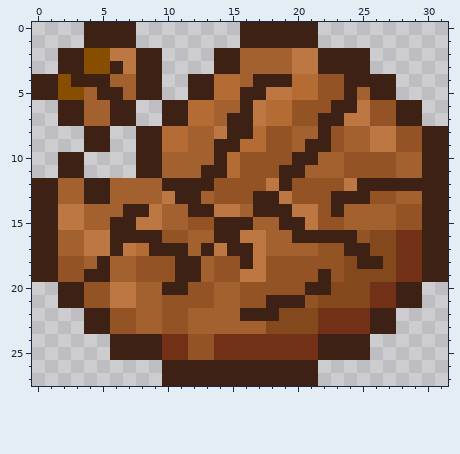
Pixel-art sprite, stored at CookieMod/Items/GingerCookie.png. That is the earlier state.
The file is 32x28 pixels.
New version:
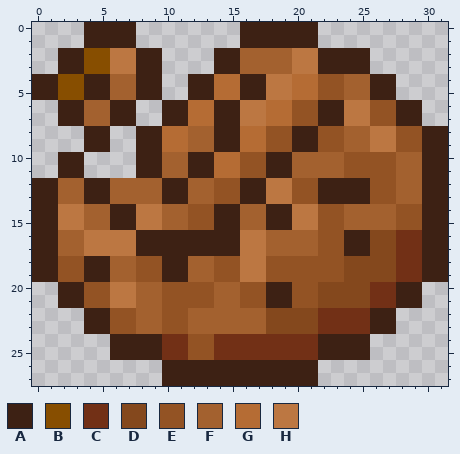
Palette (. is transparent): A #3d2114  B #874e00  C #723016  D #84481d  E #935324  F #a3612f  G #b56c34  H #bc7742
The edit:
@@ x 0..31 @@
  2 ..AABBHHAA....AAFFFFHHAAAA......
- 3 ..AABBAHAA....AAFFFFHHAAAA......
- 4 AABAAAFFAA..AAGGFAAAGGEEAAAA....
- 5 AABBFAAFAA..AAGGAAHHGGEEAFAA....
- 6 ..AAFFAA..AAGGFFAHGGEEEAAHEEAA..
- 7 ..AAFFAA..AAGGFAAHGGEEAAHHEEAA..
- 8 ....AA..AAGGFFHAAGEEFFAEFFHHEEAA
- 9 ....AA..AAGGFFAAGGEEFAAEFFHHEEAA
-10 ..AA....AAFFFFAGEEEEAAFFEEEEFFAA
-11 ..AA....AAFFFAAGEEEAAFFFEEEEFFAA
-12 AAFFAAFFFFAAAAEEEEHAEEEEHAAAAAAA
-13 AAFFAAFFFFHAAFEEEAAHEEEAAAEEFFAA
-14 AAHHFFFAAHFFAAHHFAAAHHEAFFFFEEAA
-15 AAHHFFAAHHFFEEAAAFFAAHEEFFFFEEAA
-16 AAFFHHAAAAEEFFAAHHFFAAAAAEDDCCAA
-17 AAFFHHAHGAAAFAHAAHFFFFEEAADDCCAA
-18 AAEEFAFFEEEAAFEEAHEEEEEEDAADCCAA
-19 AAEEAAFFEEEAAFEEHHEEEEAEDDDDCCAA
-20 ..AAEEHHFFAAEEFFEEEEEAADDDCCAA..
-21 ..AAEEHHFFEEEEFFEEAAAEDDDDCCAA..
-22 ....AAEEFFEEFFFFAAADDDCCCCAA....
+ 3 ..AABBHHAA....AAFFFFHHAAAA......
+ 4 AABBAAFFAA..AAGGAAHHGGEEFFAA....
+ 5 AABBAAFFAA..AAGGAAHHGGEEFFAA....
+ 6 ..AAFFAA..AAGGAAHHGGEEAAHHEEAA..
+ 7 ..AAFFAA..AAGGAAHHGGEEAAHHEEAA..
+ 8 ....AA..AAGGFFAAGGEEAAEEFFHHEEAA
+ 9 ....AA..AAGGFFAAGGEEAAEEFFHHEEAA
+10 ..AA....AAFFAAGGEEAAFFFFEEEEFFAA
+11 ..AA....AAFFAAGGEEAAFFFFEEEEFFAA
+12 AAFFAAFFFFAAFFEEAAHHEEAAAAEEFFAA
+13 AAFFAAFFFFAAFFEEAAHHEEAAAAEEFFAA
+14 AAHHFFAAHHFFEEAAFFAAHHEEFFFFEEAA
+15 AAHHFFAAHHFFEEAAFFAAHHEEFFFFEEAA
+16 AAFFHHHHAAAAAAAAHHFFFFEEAADDCCAA
+17 AAFFHHHHAAAAAAAAHHFFFFEEAADDCCAA
+18 AAEEAAFFEEAAFFEEHHEEEEEEDDDDCCAA
+19 AAEEAAFFEEAAFFEEHHEEEEEEDDDDCCAA
+20 ..AAEEHHFFEEEEFFEEAAEEDDDDCCAA..
+21 ..AAEEHHFFEEEEFFEEAAEEDDDDCCAA..
+22 ....AAEEFFEEFFFFFFDDDDCCCCAA....
 23 ....AAEEFFEEFFFFFFDDDDCCCCAA....
